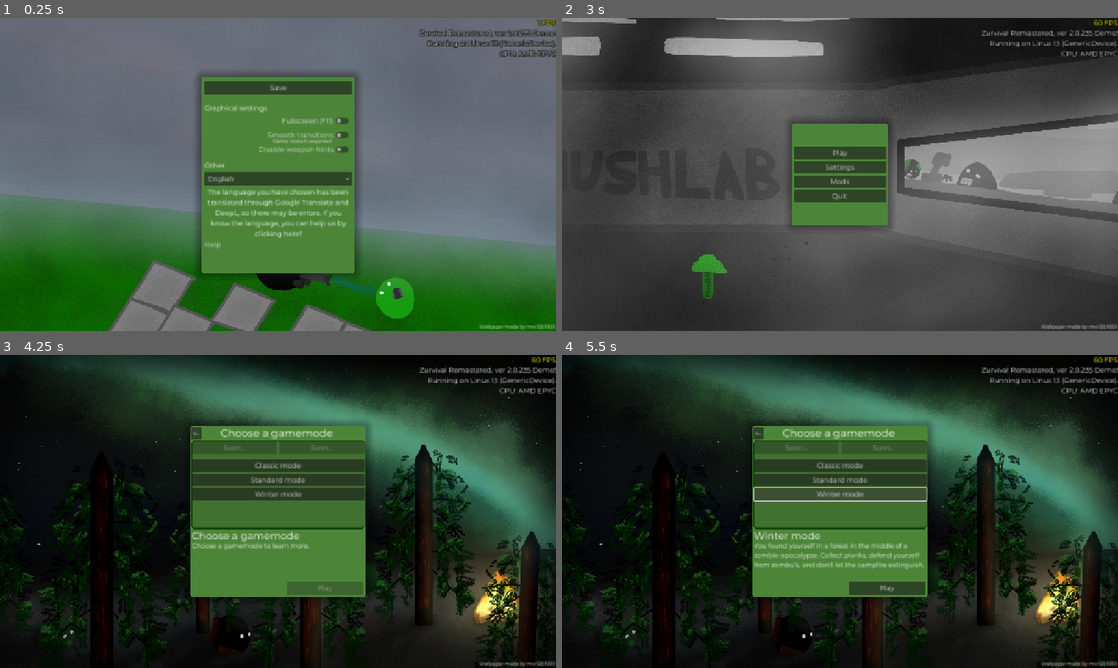
Above: before the commit, frames 1-4 (two rows, left to right).
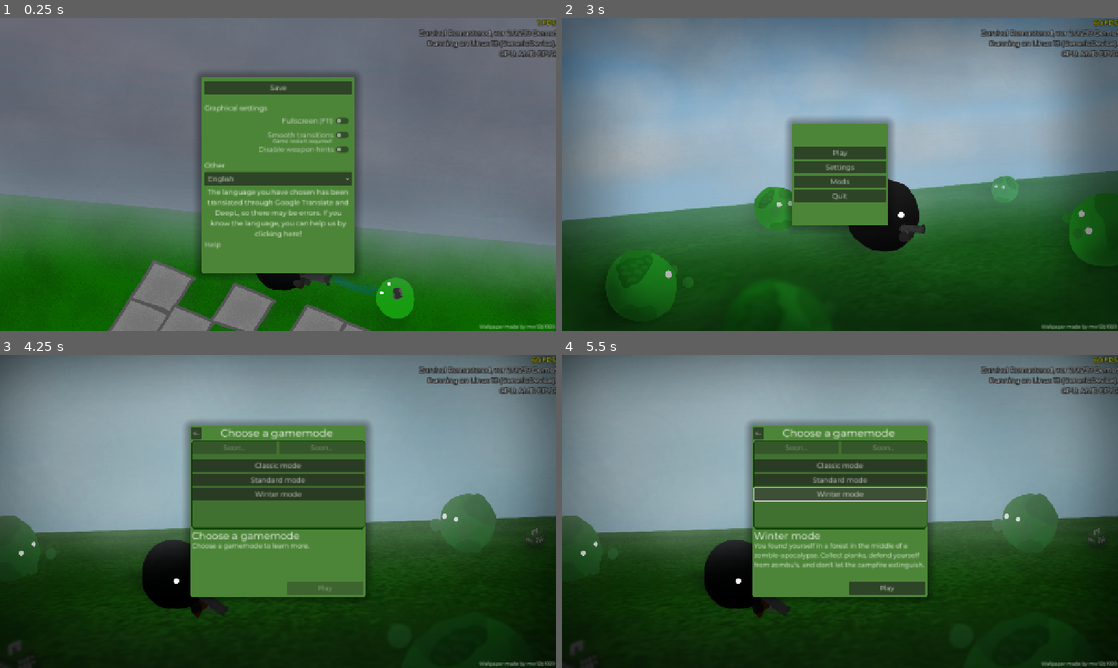
Above: after the commit, the same moments.

Repository: klodskateam/zurvival-remastered
Game: Godot game, scene res://settings.tscn
Same seed, same stepped clock (60 frames per second), same inputs: the game is played once before the commit and once after it. This scene is started directly instead of the project's main scene.
Inputs:
- Up to frame 1 (0.25 s): no input
- Up to frame 2 (3 s): click "Disable weapon hints" at 0.5 s; click "Smooth transitions" at 1.25 s; click "English" at 2 s; click "Save" at 2.75 s
- Up to frame 3 (4.25 s): click "Play" at 3.5 s
- Up to frame 4 (5.5 s): click "Standard mode" at 4.25 s; click "Winter mode" at 5 s

The runs differ from the first frame. In frame 1, less than 0.1% of the frame differs, in the area x 75-96%, y 4-6%; in frame 2, 93%, in the area x 0-100%, y 0-100%; in frame 3, 68%; in frame 4, 68%.

Commit message:
куча всего
багофиксы как всегда
12е обои
для 11х добавлен блум
кастомные режимы доделаны (в базовом виде пока-что, сильно урезанный функционал)
(ну наконец-то json-моды полезны!)

Diff:
--- /dev/null
+++ b/ambientcolor_MODDED.gd
@@ -0,0 +1,8 @@
+extends ColorRect
+
+func _ready() -> void:
+	if GamemodeManager.GAMEMODE == -1 and GamemodeManager.MODGAME["dark"]:
+		visible = true
+	else:
+		visible = false
+	pass
--- a/background.gd
+++ b/background.gd
@@ -50,6 +50,10 @@
 		"image": preload("res://bgs/11.png"),
 		"author": "mw10b1909"
 	},
+	{
+		"image": preload("res://bgs/12.png"),
+		"author": "mw10b1909"
+	},
 ]
 var current_image
 # Called when the node enters the scene tree for the first time.
--- a/buttongamemode.gd
+++ b/buttongamemode.gd
@@ -4,6 +4,7 @@
 var GMNAME = null
 var GMDESC = null
 var GMODE = null
+var MODGAME = null
 
 func _on_pressed() -> void:
 #	get_tree().change_scene_to_file(SCENE)
@@ -14,6 +15,6 @@
 	$"../../../../..".GMDESC = GMDESC
 	GamemodeManager.GAMEMODE = GMODE
 	$"../../../../..".GMCHANGE_TO = SCENE
-
+	$"../../../../..".MODGAME = MODGAME
 
 	$"../../../../..".change_info()
--- a/game-mod.tscn
+++ b/game-mod.tscn
@@ -9,6 +9,7 @@
 [ext_resource type="AudioStream" uid="uid://cp1ttpcdxuts1" path="res://Sound/ambience_02.mp3" id="5_iotsf"]
 [ext_resource type="PackedScene" uid="uid://rk6x2yf4sydr" path="res://pause.tscn" id="6_5dskx"]
 [ext_resource type="PackedScene" uid="uid://cow6451posxft" path="res://spawner.tscn" id="7_8yshx"]
+[ext_resource type="Script" uid="uid://bbartxd3bfk2d" path="res://ambientcolor_MODDED.gd" id="7_fn4k2"]
 [ext_resource type="PackedScene" uid="uid://uo6qjyv0h20n" path="res://game_over.tscn" id="8_nlu6b"]
 [ext_resource type="Texture2D" uid="uid://bnoiah2jgxblr" path="res://Resources/aims/default.png" id="9_vef74"]
 [ext_resource type="Script" uid="uid://oer2u1m0p56i" path="res://aim-ingame.gd" id="10_hve3p"]
@@ -18,6 +19,10 @@
 polygons = Array[PackedInt32Array]([PackedInt32Array(0, 1, 2, 3)])
 outlines = Array[PackedVector2Array]([PackedVector2Array(0, 0, 0, 4999, 5000, 5000, 5000, 0)])
 agent_radius = 25.0
+
+[sub_resource type="CanvasItemMaterial" id="CanvasItemMaterial_v4flc"]
+blend_mode = 3
+light_mode = 1
 
 [node name="game" type="Node2D"]
 
@@ -52,6 +57,17 @@
 autostart = true
 script = ExtResource("3_ar85b")
 
+[node name="AmbientColor" type="ColorRect" parent="."]
+visible = false
+modulate = Color(0.156, 0.1824, 0.2, 0.90588236)
+clip_children = 2
+z_index = 1
+material = SubResource("CanvasItemMaterial_v4flc")
+offset_top = -1.0
+offset_right = 5000.0
+offset_bottom = 4999.0
+script = ExtResource("7_fn4k2")
+
 [node name="GameOver" parent="." instance=ExtResource("8_nlu6b")]
 process_mode = 2
 visible = false
--- a/gamemode.gd
+++ b/gamemode.gd
@@ -31,7 +31,7 @@
 ]
 
 var MODDED_GAMEMODES = []
-
+var MODGAME = 0
 # Called when the node enters the scene tree for the first time.
 func _ready() -> void:
 	MODDED_GAMEMODES = ModLoader.MODGAMEMODES
@@ -49,6 +49,7 @@
 		newbtn.GMDESC = GAMEMODES[sus]["description"]
 		newbtn.SCENE = GAMEMODES[sus]["scene"]
 		newbtn.GMODE = GAMEMODES[sus]["gamemode"]
+		newbtn.MODGAME = null
 
 		$Control/Panel/ScrollContainer/VBoxContainer.add_child(newbtn)
 
@@ -58,7 +59,7 @@
 		newbtn.GMNAME = MODDED_GAMEMODES[susgame]["name"]
 		newbtn.GMDESC = MODDED_GAMEMODES[susgame]["desc"]
 		newbtn.SCENE = "res://game-mod.tscn"
-		GamemodeManager.MODGAME = MODDED_GAMEMODES[susgame]
+		newbtn.MODGAME = susgame
 		newbtn.GMODE = -1
 
 		$Control/Panel/ScrollContainer/VBoxContainer.add_child(newbtn)
@@ -83,6 +84,10 @@
 
 
 func _on_play_button_pressed() -> void:
+	if MODGAME == null:
+		pass
+	else:
+		GamemodeManager.MODGAME = MODDED_GAMEMODES[MODGAME].duplicate(true)
 	get_tree().change_scene_to_file(GMCHANGE_TO)
 
 func change_info():
--- a/mod_loader.gd
+++ b/mod_loader.gd
@@ -34,7 +34,7 @@
 				if tmp_mod["adds"][sussy]["type"] == "bgimage":
 					MODBGIMAGES.insert(MODBGIMAGES.size(), tmp_mod["adds"][sussy])
 				if tmp_mod["adds"][sussy]["type"] == "gamemode":
-					MODGAMEMODES.insert(MODGAMEMODES.size(), tmp_mod["adds"][sussy])
+					MODGAMEMODES.insert(MODGAMEMODES.size(), tmp_mod["adds"][sussy].duplicate(true))
 #		print("MOD COSMETIC:")
 #		print(MODCOSMICITEMS)
 
--- a/player.gd
+++ b/player.gd
@@ -296,6 +296,36 @@
 	pickedup_plank = false
 
 	match GamemodeManager.GAMEMODE:
+		-1:
+			if GamemodeManager.MODGAME["allow_weapons"]:
+				if event.is_action_pressed("nextweapon"):
+					if SELECTED_WEAPON + 1 >= WEAPONS.size():
+						WEAPONS[SELECTED_WEAPON]["left_bullets"] = BULLETS
+						SELECTED_WEAPON = 0
+						weaponhint_show()
+						BULLETS = WEAPONS[SELECTED_WEAPON]["left_bullets"]
+						print(SELECTED_WEAPON)
+					else:
+						WEAPONS[SELECTED_WEAPON]["left_bullets"] = BULLETS
+						SELECTED_WEAPON += 1
+						weaponhint_show()
+						BULLETS = WEAPONS[SELECTED_WEAPON]["left_bullets"]
+						print(SELECTED_WEAPON)
+				if event.is_action_pressed("previousweapon"):
+					if SELECTED_WEAPON - 1 < 0:
+						WEAPONS[SELECTED_WEAPON]["left_bullets"] = BULLETS
+						SELECTED_WEAPON = WEAPONS.size() - 1
+						weaponhint_show()
+						BULLETS = WEAPONS[SELECTED_WEAPON]["left_bullets"]
+						print(SELECTED_WEAPON)
+					else:
+						WEAPONS[SELECTED_WEAPON]["left_bullets"] = BULLETS
+						SELECTED_WEAPON -= 1
+						weaponhint_show()
+						BULLETS = WEAPONS[SELECTED_WEAPON]["left_bullets"]
+						print(SELECTED_WEAPON)
+			else:
+				pass
 		1:
 			pass
 		_:
@@ -326,6 +356,7 @@
 					weaponhint_show()
 					BULLETS = WEAPONS[SELECTED_WEAPON]["left_bullets"]
 					print(SELECTED_WEAPON)
+
 
 
 func shoot():
@@ -376,22 +407,22 @@
 			$GrassStep01.pitch_scale = randf_range(0.96, 1.02)
 		match randi_range(1,4):
 			1:
-				if GamemodeManager.GAMEMODE == 2 or ((GamemodeManager.GAMEMODE == 0 or GamemodeManager.GAMEMODE == 1) and month >= 12 or month <= 01):
+				if GamemodeManager.GAMEMODE == 2 or ((GamemodeManager.GAMEMODE == 0 or GamemodeManager.GAMEMODE == 1) or (GamemodeManager.GAMEMODE == -1 and GamemodeManager.MODGAME["snowinwinter"]) and month >= 12 or month <= 01) or (GamemodeManager.GAMEMODE == -1 and GamemodeManager.MODGAME["force_snow"]):
 					$GrassStep01.stream = SNOW_STEP_01
 				else:
 					$GrassStep01.stream = GRASS_STEP_01
 			2:
-				if GamemodeManager.GAMEMODE == 2 or ((GamemodeManager.GAMEMODE == 0 or GamemodeManager.GAMEMODE == 1) and month >= 12 or month <= 01):
+				if GamemodeManager.GAMEMODE == 2 or ((GamemodeManager.GAMEMODE == 0 or GamemodeManager.GAMEMODE == 1) or (GamemodeManager.GAMEMODE == -1 and GamemodeManager.MODGAME["snowinwinter"]) and month >= 12 or month <= 01) or (GamemodeManager.GAMEMODE == -1 and GamemodeManager.MODGAME["force_snow"]):
 					$GrassStep01.stream = SNOW_STEP_02
 				else:
 					$GrassStep01.stream = GRASS_STEP_02
 			3:
-				if GamemodeManager.GAMEMODE == 2 or ((GamemodeManager.GAMEMODE == 0 or GamemodeManager.GAMEMODE == 1) and month >= 12 or month <= 01):
+				if GamemodeManager.GAMEMODE == 2 or ((GamemodeManager.GAMEMODE == 0 or GamemodeManager.GAMEMODE == 1) or (GamemodeManager.GAMEMODE == -1 and GamemodeManager.MODGAME["snowinwinter"]) and month >= 12 or month <= 01) or (GamemodeManager.GAMEMODE == -1 and GamemodeManager.MODGAME["force_snow"]):
 					$GrassStep01.stream = SNOW_STEP_03
 				else:
 					$GrassStep01.stream = GRASS_STEP_03
 			4:
-				if GamemodeManager.GAMEMODE == 2 or ((GamemodeManager.GAMEMODE == 0 or GamemodeManager.GAMEMODE == 1) and month >= 12 or month <= 01):
+				if GamemodeManager.GAMEMODE == 2 or ((GamemodeManager.GAMEMODE == 0 or GamemodeManager.GAMEMODE == 1) or (GamemodeManager.GAMEMODE == -1 and GamemodeManager.MODGAME["snowinwinter"]) and month >= 12 or month <= 01) or (GamemodeManager.GAMEMODE == -1 and GamemodeManager.MODGAME["force_snow"]):
 					$GrassStep01.stream = SNOW_STEP_04
 				else:
 					$GrassStep01.stream = GRASS_STEP_04
@@ -406,22 +437,22 @@
 			$GrassStep01.volume_db = randf_range(-5, -3)
 		match randi_range(1,4):
 			1:
-				if GamemodeManager.GAMEMODE == 2 or ((GamemodeManager.GAMEMODE != 2) and month >= 12 or month <= 01):
+				if GamemodeManager.GAMEMODE == 2 or ((GamemodeManager.GAMEMODE == 0 or GamemodeManager.GAMEMODE == 1) or (GamemodeManager.GAMEMODE == -1 and GamemodeManager.MODGAME["snowinwinter"]) and month >= 12 or month <= 01) or (GamemodeManager.GAMEMODE == -1 and GamemodeManager.MODGAME["force_snow"]):
 					$GrassStep01.stream = SNOW_STEP_01
 				else:
 					$GrassStep01.stream = GRASS_STEP_01
 			2:
-				if GamemodeManager.GAMEMODE == 2 or ((GamemodeManager.GAMEMODE != 2) and month >= 12 or month <= 01):
+				if GamemodeManager.GAMEMODE == 2 or ((GamemodeManager.GAMEMODE == 0 or GamemodeManager.GAMEMODE == 1) or (GamemodeManager.GAMEMODE == -1 and GamemodeManager.MODGAME["snowinwinter"]) and month >= 12 or month <= 01) or (GamemodeManager.GAMEMODE == -1 and GamemodeManager.MODGAME["force_snow"]):
 					$GrassStep01.stream = SNOW_STEP_02
 				else:
 					$GrassStep01.stream = GRASS_STEP_02
 			3:
-				if GamemodeManager.GAMEMODE == 2 or ((GamemodeManager.GAMEMODE != 2) and month >= 12 or month <= 01):
+				if GamemodeManager.GAMEMODE == 2 or ((GamemodeManager.GAMEMODE == 0 or GamemodeManager.GAMEMODE == 1) or (GamemodeManager.GAMEMODE == -1 and GamemodeManager.MODGAME["snowinwinter"]) and month >= 12 or month <= 01) or (GamemodeManager.GAMEMODE == -1 and GamemodeManager.MODGAME["force_snow"]):
 					$GrassStep01.stream = SNOW_STEP_03
 				else:
 					$GrassStep01.stream = GRASS_STEP_03
 			4:
-				if GamemodeManager.GAMEMODE == 2 or ((GamemodeManager.GAMEMODE != 2) and month >= 12 or month <= 01):
+				if GamemodeManager.GAMEMODE == 2 or ((GamemodeManager.GAMEMODE == 0 or GamemodeManager.GAMEMODE == 1) or (GamemodeManager.GAMEMODE == -1 and GamemodeManager.MODGAME["snowinwinter"]) and month >= 12 or month <= 01) or (GamemodeManager.GAMEMODE == -1 and GamemodeManager.MODGAME["force_snow"]):
 					$GrassStep01.stream = SNOW_STEP_04
 				else:
 					$GrassStep01.stream = GRASS_STEP_04
@@ -429,6 +460,19 @@
 
 func weaponhint_show():
 	match GamemodeManager.GAMEMODE:
+		-1:
+			if GamemodeManager.MODGAME["allow_weapons"]:
+				if Global.WEAPONHINTS:
+					var iconfile = WEAPONS[SELECTED_WEAPON]["icon"]
+					var icon = load(iconfile)
+					weapon_icon.texture = icon
+					weapon_text.modulate.a = 1
+					weapon_text.text = tr("$selectedweapon") % tr(WEAPONS[SELECTED_WEAPON]["name"])
+					if HINT_TWEEN and HINT_TWEEN.is_valid():
+						HINT_TWEEN.kill()
+					HINT_TWEEN = get_tree().create_tween()
+					HINT_TWEEN.tween_property(weapon_text, "modulate:a", 0, 4)
+					HINT_TWEEN.play()
 		1:
 			pass
 		_:
--- a/project.godot
+++ b/project.godot
@@ -11,7 +11,7 @@
 [application]
 
 config/name="Zurvival Remastered"
-config/version="2.0.235 Demo!"
+config/version="2.0.239 Demo!"
 run/main_scene="res://menu.tscn"
 config/features=PackedStringArray("4.5", "Forward Plus")
 boot_splash/fullsize=false
--- a/settings_hints_check.gd
+++ b/settings_hints_check.gd
@@ -1,13 +1,7 @@
 extends CheckButton
 
 func _on_toggled(toggled_on: bool) -> void:
-	if toggled_on:
-		Global.WEAPONHINTS = false
-	else:
-		Global.WEAPONHINTS = true
+	Global.WEAPONHINTS = !toggled_on
 
 func _ready() -> void:
-	if !Global.WEAPONHINTS:
-		button_pressed = true
-	else:
-		button_pressed = false
+	button_pressed = !Global.WEAPONHINTS
--- a/timer.gd
+++ b/timer.gd
@@ -5,6 +5,22 @@
 
 func _on_timeout():
 	match GamemodeManager.GAMEMODE:
+		-1:
+			wait_time = randf_range(1, 2)
+			# пульки хуюльки
+			if GamemodeManager.MODGAME["spawn_bullets"]:
+				var bullets_new = P_BULLETS.instantiate()
+				bullets_new.position.x = randi_range(50, 9950)
+				bullets_new.position.y = randi_range(50, 9950)
+				get_parent().add_child(bullets_new)
+				print(bullets_new)
+			if GamemodeManager.MODGAME["spawn_medkits"]:
+				# оптечки
+				var medkit_new = P_MEDKIT.instantiate()
+				medkit_new.position.x = randi_range(50, 9950)
+				medkit_new.position.y = randi_range(50, 9950)
+				get_parent().add_child(medkit_new)
+				print(medkit_new)
 		1:
 			pass
 		2:
--- a/zondre_spawner.gd
+++ b/zondre_spawner.gd
@@ -4,6 +4,9 @@
 
 func _on_timeout() -> void:
 	wait_time = randf_range(2.5, 5)
-	var zondrenew = ZONDRE.instantiate()
-	zondrenew.position = $"..".position
-	get_parent().get_parent().add_child(zondrenew)
+	if GamemodeManager.GAMEMODE == -1 and GamemodeManager.MODGAME["zondre_donotspawn"]:
+		pass
+	else:
+		var zondrenew = ZONDRE.instantiate()
+		zondrenew.position = $"..".position
+		get_parent().get_parent().add_child(zondrenew)
Not shown, added: ambientcolor_MODDED.gd.uid
Binary file changed: bgs/11.png
Binary file added: bgs/12.png
Not shown, added: bgs/12.png.import
Not shown: 1 places in game-mod.tscn that only renumber resources
